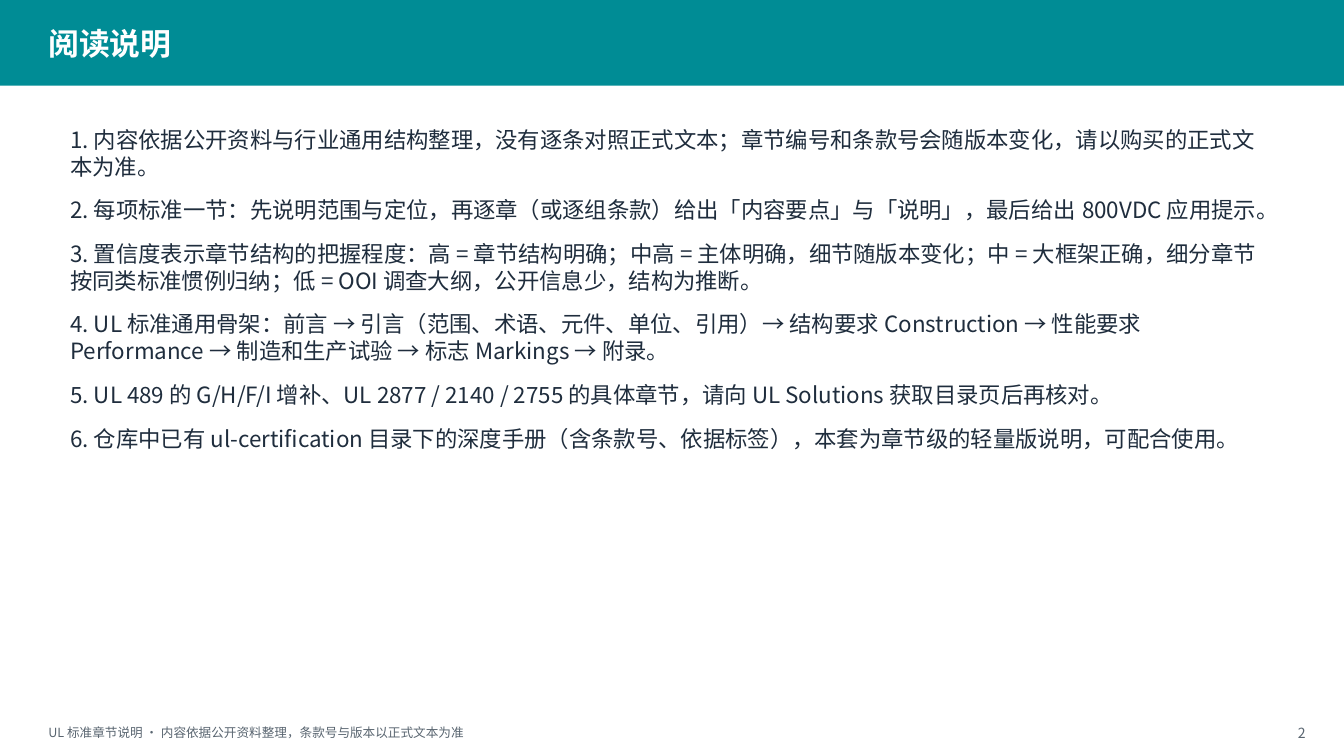
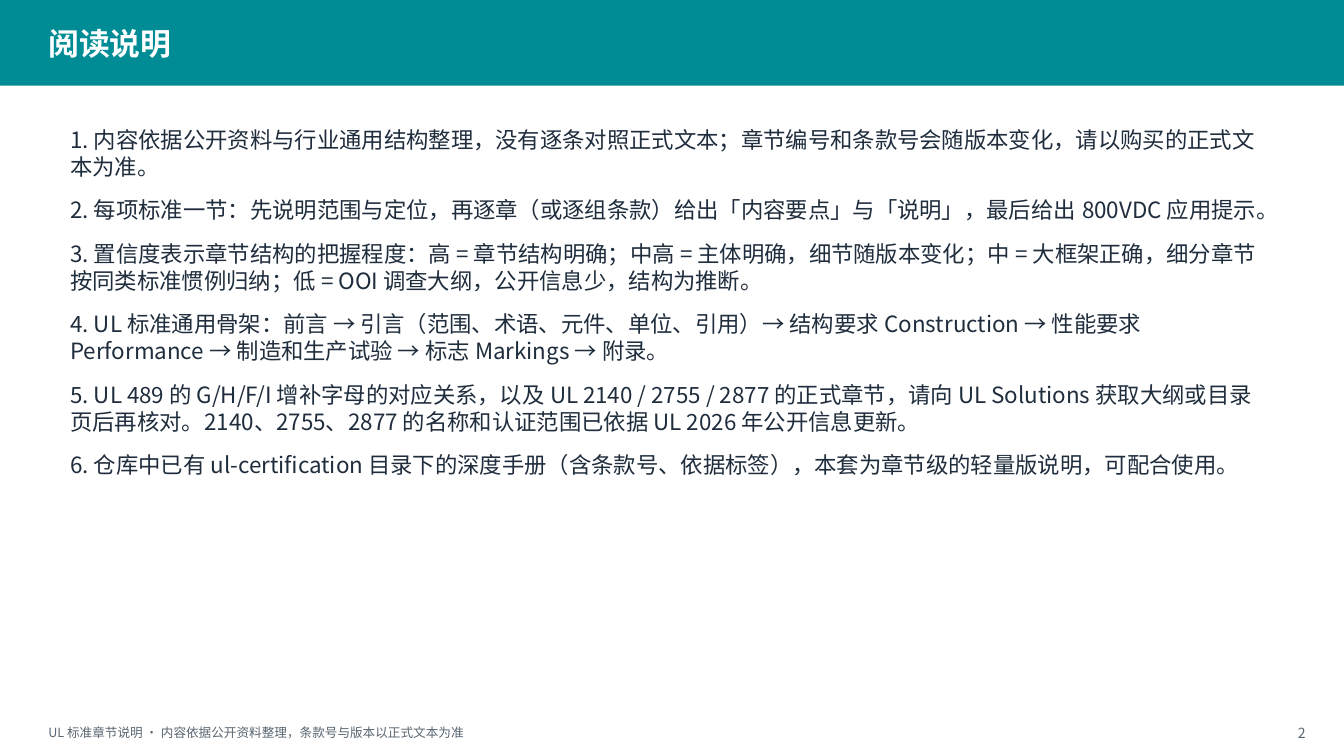
Before and after one commit to lupeisen-bit/vertiv-, a slide deck: slide 2 of ul-chapter-deck/UL标准章节内容说明.pptx. Drawn at 1344x756 pixels with LibreOffice and Linux fonts; fonts in the diff are those of the drawing. Boxes give left, top, right and bottom in pixels: in the first picture for what was removed or moved away, otherwise in the second. Text is boxed around its words. In the diff, an @@ line names an element or a change of style, - is before the commit and + after.

```diff
--- a/ul-chapter-deck/UL标准章节内容说明.pptx
+++ b/ul-chapter-deck/UL标准章节内容说明.pptx
@@ text at <box>70,384,1252,432</box>: text changed @@
-5. UL 489 的 G/H/F/I 增补、UL 2877 / 2140 / 2755 的具体章节，请向 UL Solutions 获取目录页后再核对。
+5. UL 489 的 G/H/F/I 增补字母的对应关系，以及 UL 2140 / 2755 / 2877 的正式章节，请向 UL Solutions 获取大纲或目录页后再核对。2140、2755、2877 的名称和认证范围已依据 UL 2026 年公开信息更新。
```
Also in this commit, not shown: 25 other slides changed, 2 slides added, 1 slide removed, 3 other files.
